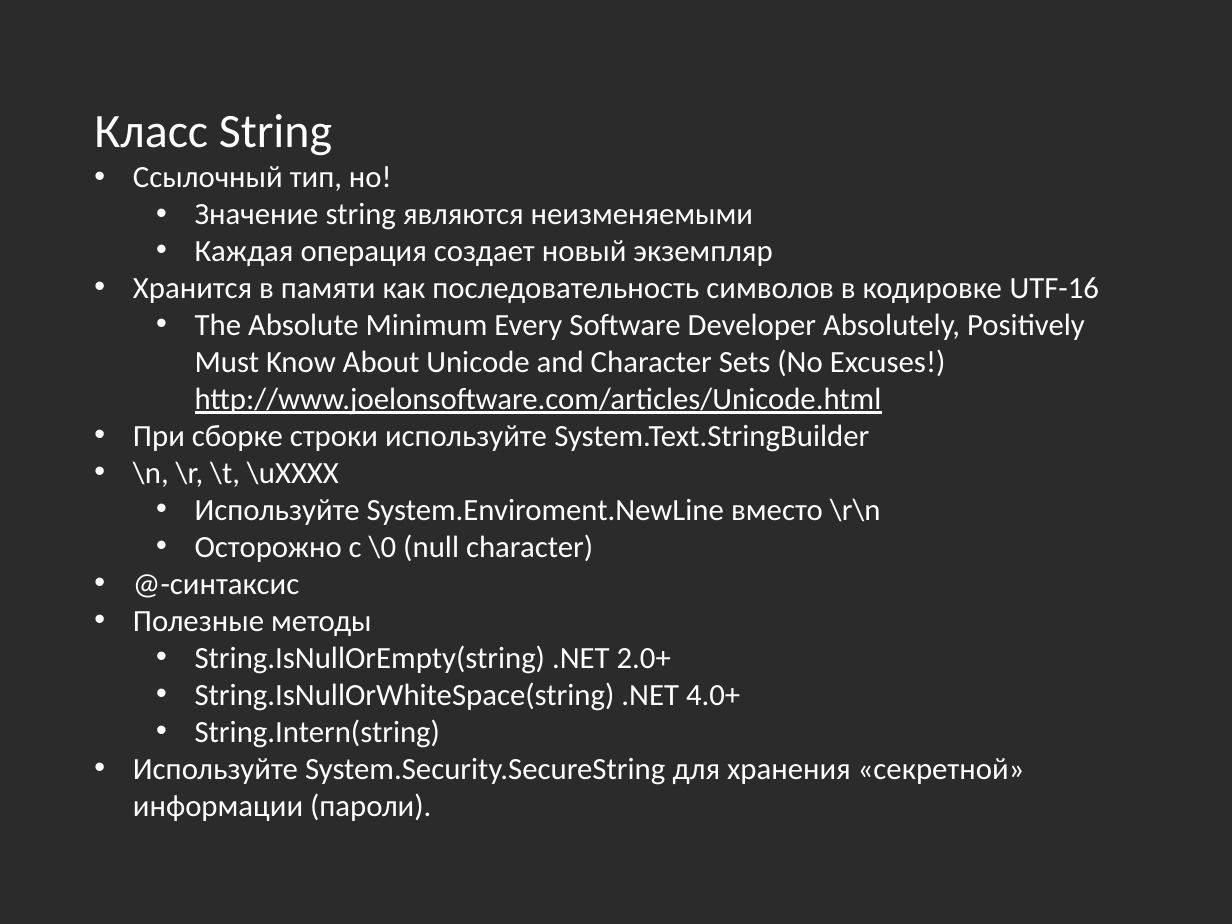
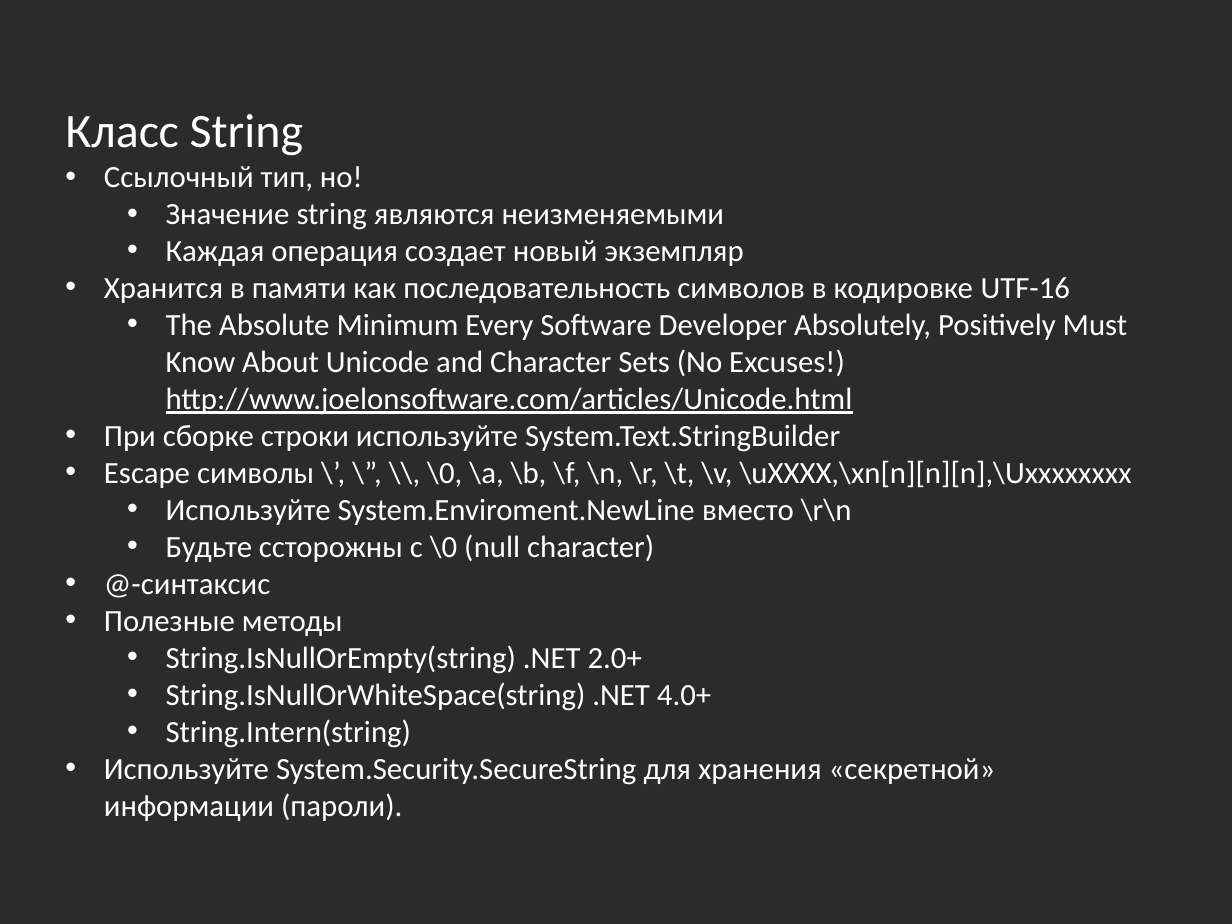
Before and after one commit to bazile/Training, a slide deck: slide 19 of Presentation/lesson-01.pptx. Drawn at 1232x924 pixels with LibreOffice and Linux fonts; fonts in the diff are those of the drawing; background and template pictures are left out; a plain dark background stands for a picture behind light text. Boxes give left, top, right and bottom in pixels: in the first picture for what was removed or moved away, otherwise in the second. Text is boxed around its words. In the diff, an @@ line names an element or a change of style, - is before the commit and + after.

Commit message:
Added string escapes and integer literals

```diff
--- a/Presentation/lesson-01.pptx
+++ b/Presentation/lesson-01.pptx
@@ text "Класс String" moved from (x1=94, y1=114, x2=1099, y2=821) to (x1=65, y1=114, x2=1132, y2=821) @@
@@ text at (x1=104, y1=460, x2=1132, y2=488): text changed @@
-• \n, \r, \t, \uXXXX
+• Escape символы \’, \”, \\, \0, \a, \b, \f, \n, \r, \t, \v, \uXXXX,\xn[n][n][n],\Uxxxxxxxx
@@ text at (x1=166, y1=534, x2=654, y2=562): text changed @@
-  • Осторожно с \0 (null character)
+  • Будьте ссторожны с \0 (null character)
```
Also in this commit, not shown: 1 other slide changed.
